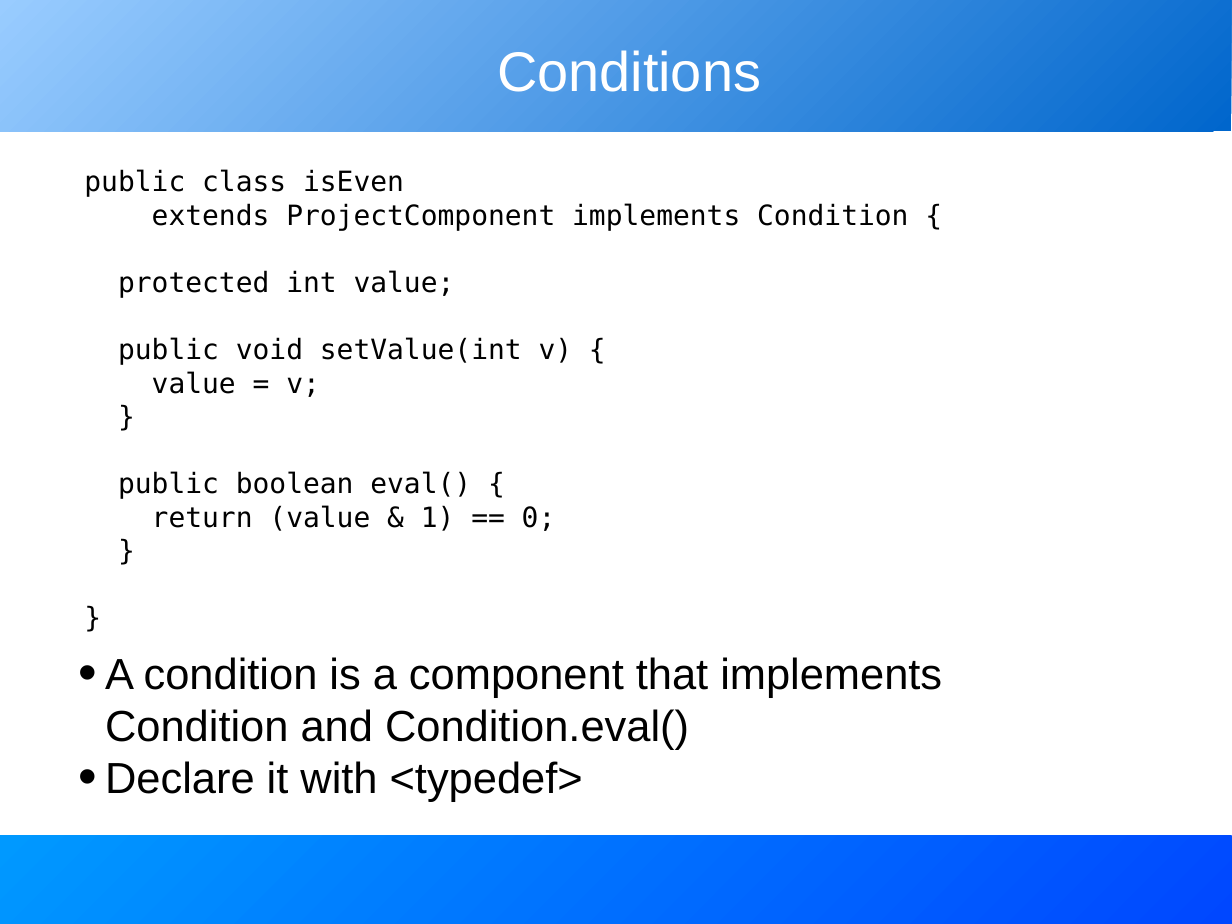
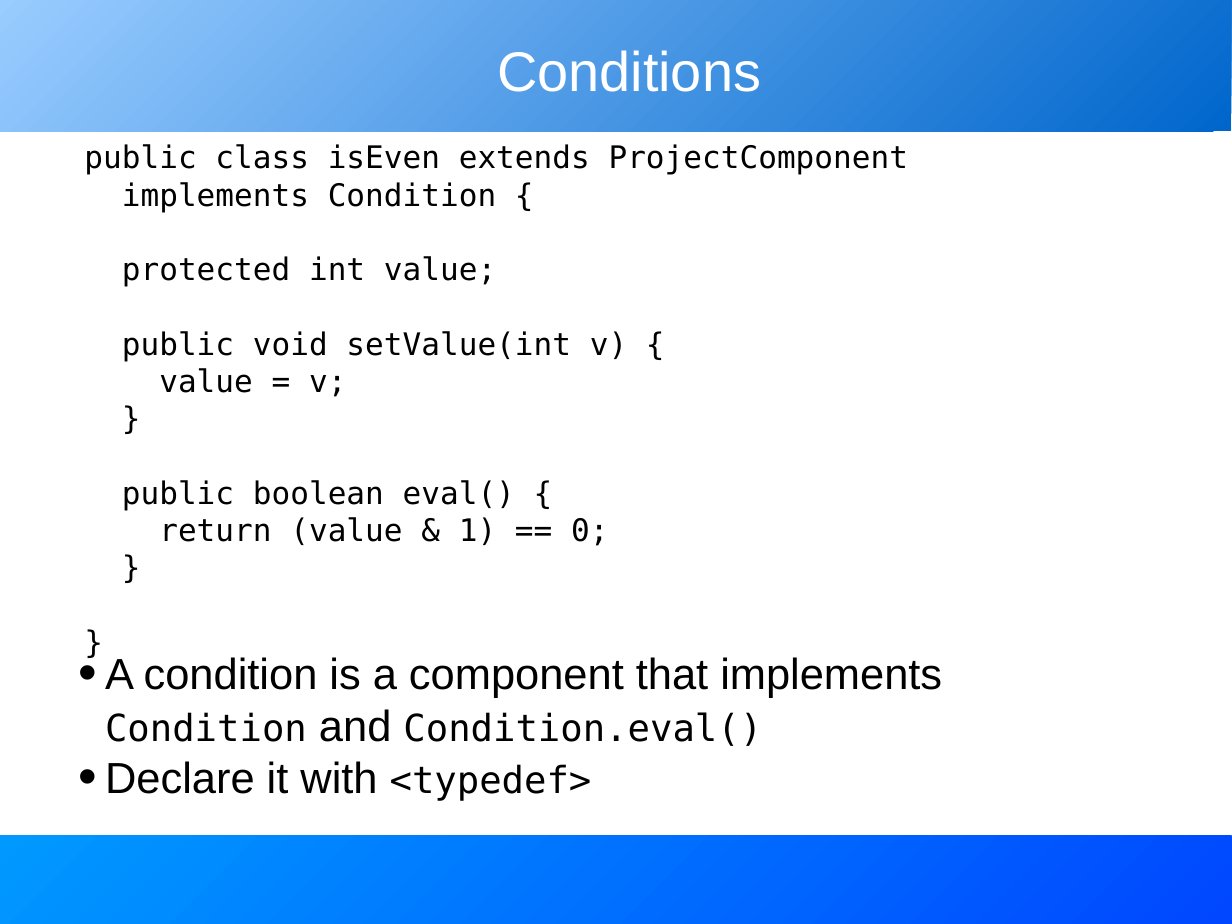
Before and after one commit to BeatrizTercero/repoSvnAnt, a slide deck: slide 30 of core/trunk/docs/slides/extending_ant.odp (slide 31 before the commit). Drawn at 1232x924 pixels with LibreOffice and Linux fonts; fonts in the diff are those of the drawing. Boxes give left, top, right and bottom in pixels: in the first picture for what was removed or moved away, otherwise in the second. Text is boxed around its words. In the diff, an @@ line names an element or a change of style, - is before the commit and + after.

```diff
--- a/core/trunk/docs/slides/extending_ant.odp
+++ b/core/trunk/docs/slides/extending_ant.odp
@@ text "public class isEven extends ProjectComponent": place and size @@
-text "public class isEven extends ProjectComponent" at [84, 169, 908, 531]
+text "public class isEven extends ProjectComponent" at [84, 144, 909, 546]
@@ text at [84, 144, 909, 212]: text changed; size 18 to 20 pt @@
-public class isEven
-extends ProjectComponent implements Condition {
+public class isEven extends ProjectComponent
+implements Condition {
@@ text at [122, 256, 627, 546]: size 18 to 20 pt in "protected int value;", "public void setValue(int v) {", "value = v;", "}" and 4 more places @@
@@ text "A condition is a component ..." at [105, 657, 942, 801]: size 28 to 24 pt, font Arial to DejaVu Sans Mono in "Condition Condition.eval()", "<typedef>" @@
```
Also in this commit, not shown: 15 other slides changed.
